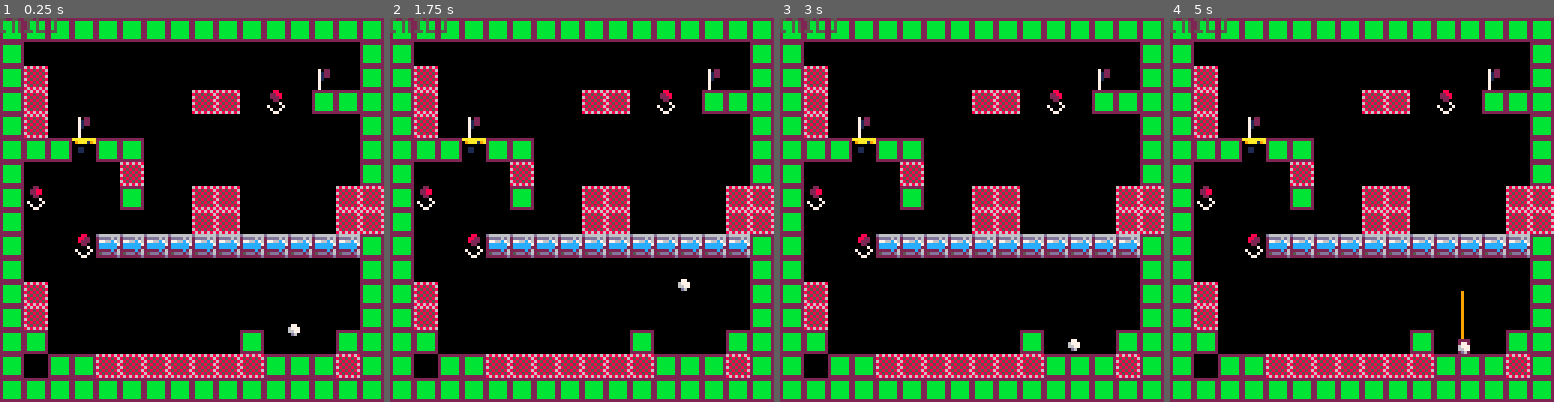
Above: before the commit, frames 1-4 (left to right).
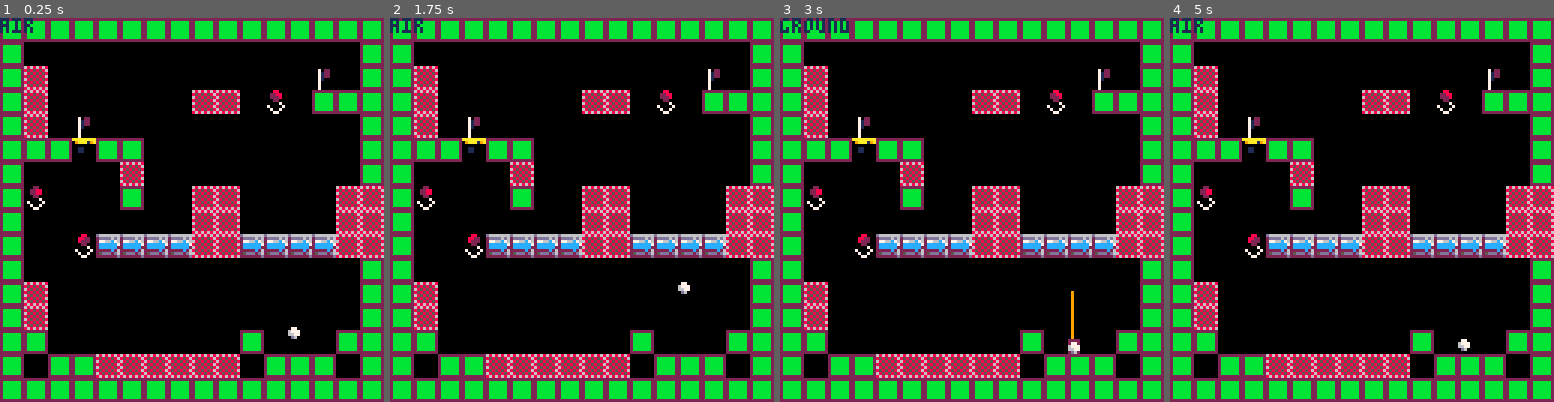
Above: after the commit, the same moments.

Repository: davidjtferguson/golf-escape
Game: PICO-8 cartridge golf_escape.p8
The game is run twice, just before and just after one commit, with the same random seed, the same clock (stepped at 60 frames per second) and the same inputs.
Inputs:
- Up to frame 1 (0.25 s): no input
- Up to frame 2 (1.75 s): tap O (Z key) at 0.33, 0.7, 1.43 s; tap X (X key) at 1.07 s
- Up to frame 3 (3 s): hold Left 1.97-2.37 s; tap X (X key) at 2.07, 2.4, 2.73 s; tap O (Z key) at 2.22 s; hold Right from 2.87 s (still down)
- Up to frame 4 (5 s): tap X (X key) every 0.33 s from 3.07 to 4.73 s; tap O (Z key) at 3.1, 3.98, 4.87 s; release Right at 3.53 s; hold Right 4.13-4.53 s

The runs differ from the first frame. In frame 1, 2.7% of the frame differs, in the area x 0-100%, y 0-94%; in frame 2, 2.7%; in frame 3, 2.9%; in frame 4, 2.8%.

Commit message:
improve collision

Diff:
--- a/golf_escape.p8
+++ b/golf_escape.p8
@@ -114,15 +114,6 @@
 
  updateaim()
 
- --todo: look up what order
- -- actions should be in
-
- --movement
- --should be after collision
- if av.slowstate!="in" then
-  updatemovement(av)
- end
-
  --collision
  --hack to help with corners
  if allcol(av,av.xvel,av.yvel,0) then
@@ -133,11 +124,11 @@
  if groundcol(av,0,av.yvel,0) then
   moveavtoground()
 
+  av.colstate="ground"
   if groundcol(av,0,av.yvel,6) or
      abs(av.yvel)<0.075 then
 	  av.xvel=0
 	  av.yvel=0
-	  av.colstate="ground"
 
 	  av.canswing=true
 
@@ -150,7 +141,7 @@
 	   av.xvel-=treadmillspeed
 	  end
   else
-	 av.xvel*=xbouncefrac
+   av.xvel*=xbouncefrac
    av.yvel*=ybouncefrac
   end
  else
@@ -164,28 +155,24 @@
   end
  end
 
- if av.colstate!="ground" then
+ debug=av.colstate
+
+ if not groundcol(av,0,av.yvel,0) then
 	 if topcol(av,0,av.yvel,0) then
 	  moveavtoroof()
 	  av.yvel*=-1
 	 end
 
- --should check both
- -- then movement can be after
- -- but have issue with
- -- misfiring on landing
---  if leftcol(av,av.xvel,av.yvel,0) then
-  if leftcol(av,av.xvel,0,0) then
+  if leftcol(av,av.xvel,av.yvel,0) then
 	  moveavtoleft()
 	  av.xvel*=-1
 	 end
 
---	 if rightcol(av,av.xvel,av.yvel,0) then
-	 if rightcol(av,av.xvel,0,0) then
+	 if rightcol(av,av.xvel,av.yvel,0) then
 	  moveavtoright()
 	  av.xvel*=-1
 	 end
-	elseif av.colstate=="ground" then
+	else
 
 	 if allleftcol(av,av.xvel,0,0) then
 	  --move av to wall?
@@ -198,9 +185,8 @@
 	 end
  end
 
- --movement should happen here
  if av.slowstate!="in" then
- -- updatemovement(av)
+  updatemovement(av)
  end
 
  --game obj update
@@ -314,6 +300,9 @@
  --av draw
  spr(av.s,av.x*8,av.y*8)
 
+ --hitbox
+ --rect(av.x*8,av.y*8,(av.x+av.w)*8,(av.y+av.h)*8,3)
+
  --cicle collision
  --circ((av.x+av.r)*8,(av.y+av.r)*8,av.r*8)
 
@@ -323,7 +312,7 @@
   linecol=10
  end
 
- print(debug,xmap*128,ymap*128,5)
+ print(debug,xmap*128,ymap*128,1)
 
 end
 -->8
@@ -822,9 +811,9 @@
 00000000000000000000000000000000000000000000000000000000000000000000000000000000000000000000000000000000000000000000000000000000
 10000000000000000000000000000010100000000000500012005000000000101032000000100000505000000000505010320000001000005050000000005050
 00000000000000000000000000000000000000000000000000000000000000000000000000000000000000000000000000000000000000000000000000000000
-10000000000000005200000000000010100000000000505050505000000000101000000000000000505000000000505010000000000000005050000000005050
-00000000000000000000000000000000000000000000000000000000000000000000000000000000000000000000000000000000000000000000000000000000
-10000000000000000000000000000010100000000000101010105000000000101000008230303030303030303030301010000082303030303030303030303010
+10000000000000005200000000000010100000000000505050505000000000101000000000000000505000000000505010000000000000005050000060005050
+00000000000000000000000000000000000000000000000000000000000000000000000000000000000000000000000000000000000000000000000000000000
+10000000000000000000000000000010100000000000101010105000000000101000008230303030505030303030505010000082303030303030101010103010
 00000000000000000000000000000000000000000000000000000000000000000000000000000000000000000000000000000000000000000000000000000000
 10000010000000000000000000000010100032000000000000005000000000101000000000000000000000000000001010000000000000000000000000000010
 00000000000000000000000000000000000000000000000000000000000000000000000000000000000000000000000000000000000000000000000000000000
@@ -834,7 +823,7 @@
 00000000000000000000000000000000000000000000000000000000000000000000000000000000000000000000000000000000000000000000000000000000
 10000000000000000000000000000010100000000050000000000000000000101010000000000000000010000000101010100000000000000000100000001010
 00000000000000000000000000000000000000000000000000000000000000000000000000000000000000000000000000000000000000000000000000000000
-10000000000000000000000000000010100000600050505050505000000000101000101050505050505050101010501010001010505050505050501010105010
+10000000000000000000000000000010100000600050505050505000000000101000101050505050505000101010001010001010505050505050501030303010
 00000000000000000000000000000000000000000000000000000000000000000000000000000000000000000000000000000000000000000000000000000000
 10101010101010101010101010101010101010101010101010101010101010101010101010101010101010101010101010101010101010101010101010101010
 
